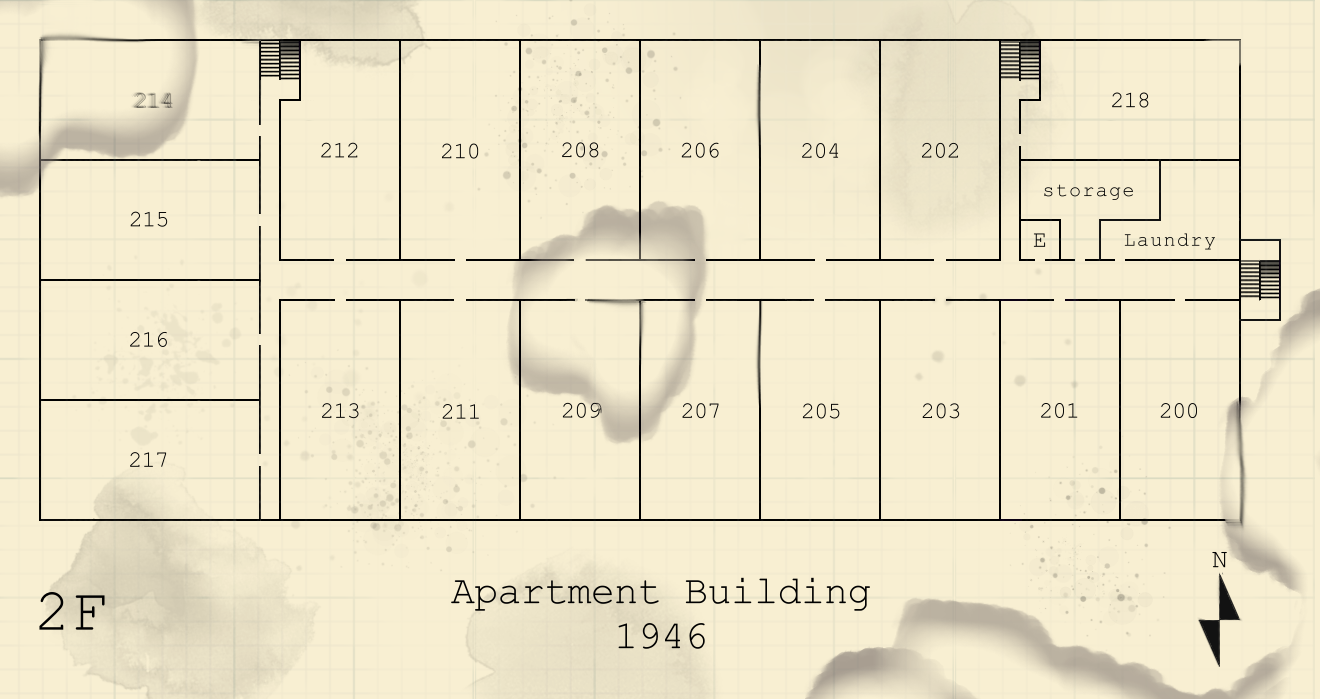
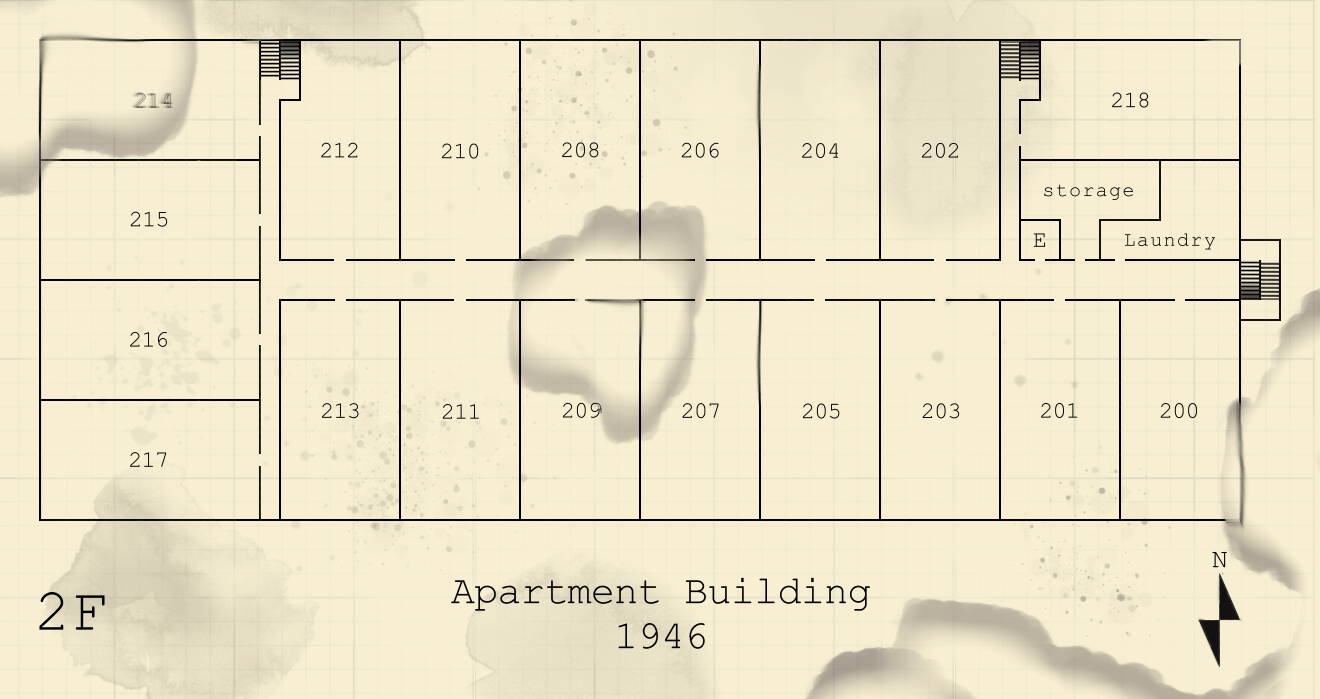
Layered file, before and after one edit (w=1320, h=699). Changes by layer:
painted on "Stains" over [1240, 259, 1280, 301]
painted on "Paint Labels" over [1240, 259, 1280, 301]
painted on "Stairs" over [1240, 259, 1280, 301]
painted on "Paint Structure" over [1240, 259, 1280, 301]
painted on "Background" over [1240, 259, 1280, 301]
